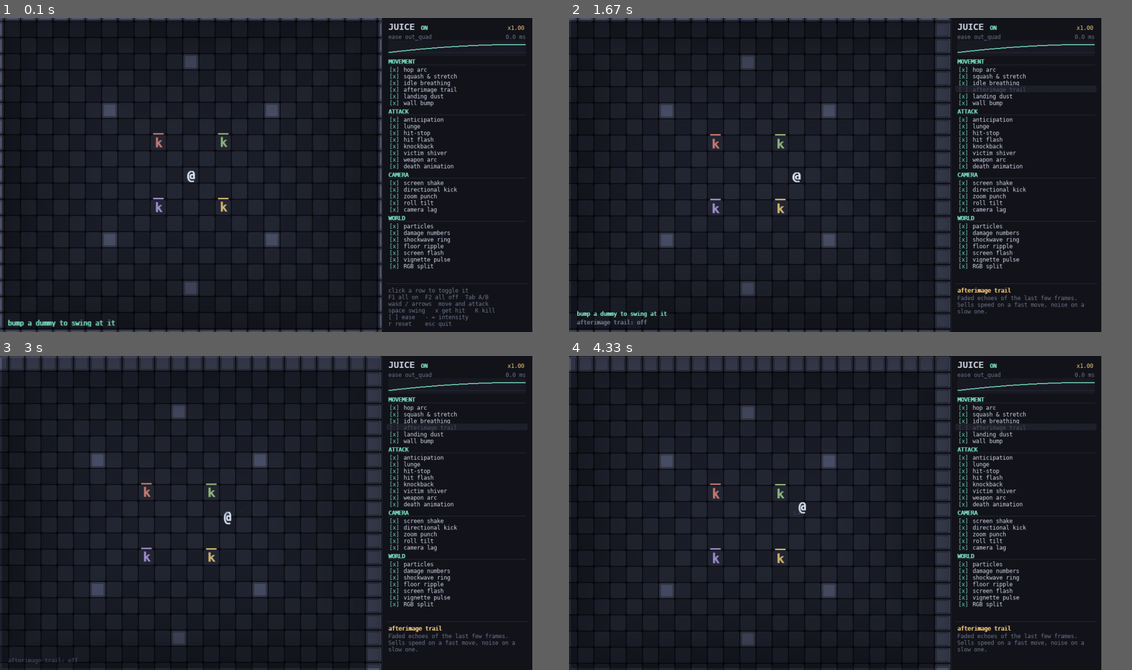
Above: before the commit, frames 1-4 (two rows, left to right).
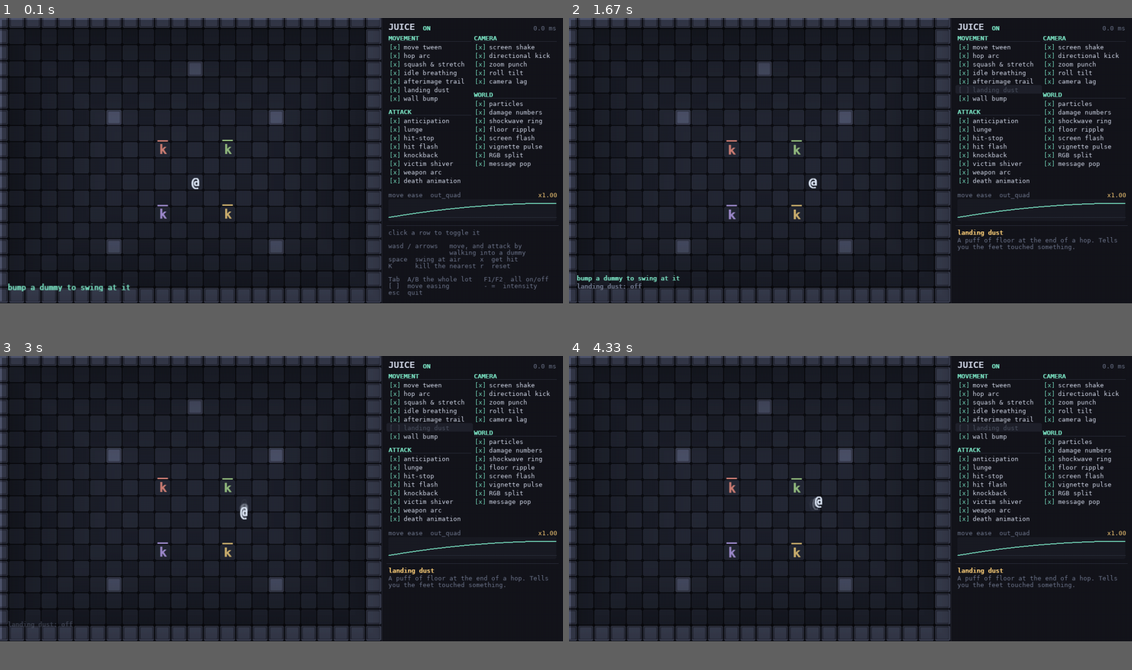
Above: after the commit, the same moments.

Repository: synaption/Tales_of_Derision
Game: pygame game, started from experimental/juice/rogue_juice.py
The game is run twice, just before and just after one commit, with the same random seed, the same clock (stepped at 60 frames per second) and the same inputs.
Inputs:
- Up to frame 1 (0.1 s): no input
- Up to frame 2 (1.67 s): tap Space at 0.33 s; click "[x]" at 0.72 s; hold Right 1-1.47 s; hold Up from 1.5 s (still down)
- Up to frame 3 (3 s): release Up at 1.8 s; hold Right 1.83-2.3 s; hold Left 2.33-2.87 s; hold Down from 2.9 s (still down)
- Up to frame 4 (4.33 s): release Down at 3.2 s; hold Left 3.23-3.63 s; hold Up 3.67-4.03 s; hold Right from 4.07 s (still down)
In our replay, the window is 851x503 before the commit and 900x457 after it. These sizes can differ from the game's own. Grey fills any space a smaller window leaves; there, only what the larger window draws over its background counts as a difference.

The runs differ from the first frame. In frame 1, 17% of the frame differs, in the area x 0-100%, y 0-100%; in frame 2, 13%; in frame 3, 13%; in frame 4, 13%.

Commit message:
added some boxes

Diff:
--- a/experimental/juice/juicefx.py
+++ b/experimental/juice/juicefx.py
@@ -604,6 +604,11 @@
     def __init__(self) -> None:
         self.motions: List[Motion] = []
         self.persistent: List[Motion] = []
+        # Persistent motions are ambient rather than triggered, so the only way
+        # to switch one off is a gate here. Without it an idle-breathing toggle
+        # has nothing to hold onto: there is no moment at which the breath is
+        # "played" that a caller could decline to reach.
+        self.persistent_enabled = True
 
     def play(self, motion: Optional[Motion]) -> None:
         """Add a one-shot Motion. `None` is accepted and ignored, so callers
@@ -626,8 +631,9 @@
 
     def update(self, body: Body, dt: float) -> None:
         body.reset_juice()
-        for m in self.persistent:
-            m.update(body, dt)
+        if self.persistent_enabled:
+            for m in self.persistent:
+                m.update(body, dt)
         if self.motions:
             self.motions = [m for m in self.motions if not m.update(body, dt)]
 
--- a/experimental/juice/juicetest.py
+++ b/experimental/juice/juicetest.py
@@ -537,6 +537,74 @@
     assert dummy not in world.entities
 
 
+def test_nothing_moves_at_all_with_the_juice_off():
+    """The A/B switch has to reach *everything*.
+
+    Walk, bump a wall, swing at air, take a hit and kill something, checking on
+    every single frame that no body has left its identity pose. Anything that
+    animates without a toggle behind it -- an idle breath, a move tween, a log
+    line scaling in -- shows up here as a body that is not exactly 1.0.
+    """
+    rj, world = _world()
+    world.juice.master = False
+    p = world.player
+
+    def assert_still(where):
+        for e in world.entities:
+            b = e.body
+            assert (b.ox, b.oy) == (0.0, 0.0), f"{e.name} shifted during {where}"
+            assert (b.sx, b.sy) == (1.0, 1.0), f"{e.name} scaled during {where}"
+            assert b.angle == 0.0 and b.alpha == 1.0, f"{e.name} moved in {where}"
+            assert b.flash == 0.0, f"{e.name} flashed during {where}"
+
+    for label, action in (
+        ("a walk", lambda: world.try_move(p, 0, -1)),
+        ("a wall bump", lambda: (setattr(p.body, "tx", 1.0),
+                                 setattr(p.body, "ty", 1.0),
+                                 world.try_move(p, -1, 0))),
+        ("a whiffed swing", world.swing),
+        ("taking a hit", world.strike_player),
+        ("a kill", lambda: world.kill(world.nearest_dummy())),
+    ):
+        action()
+        for _ in range(45):
+            world.update(1 / 60)
+            assert_still(label)
+
+
+def test_the_move_tween_is_what_makes_a_step_visible():
+    """`tween` off must teleport; on must not. Without this toggle there is no
+    way to see the baseline the rest of the movement effects improve on."""
+    # Breathing off too, since it legitimately nudges the body on its own and
+    # would otherwise mask what this test is actually asking about.
+    rj, world = _world(tween=False, bob=False)
+    world.try_move(world.player, 0, -1)
+    world.update(1 / 60)
+    assert world.player.body.ox == 0.0 and world.player.body.oy == 0.0
+
+    rj, world = _world()
+    world.try_move(world.player, 0, -1)
+    world.update(1 / 60)
+    assert abs(world.player.body.oy) > 0.5, "the tween did not lag the picture"
+
+
+def test_idle_breathing_actually_stops_when_switched_off():
+    """This one shipped broken: the breath was a persistent motion and nothing
+    ever consulted its toggle."""
+    rj, world = _world()
+    world.juice.toggles["bob"].on = False
+    for _ in range(120):
+        world.update(1 / 60)
+        assert world.player.body.sy == 1.0, "the idle breathing toggle does nothing"
+
+    rj, world = _world()
+    seen = set()
+    for _ in range(120):
+        world.update(1 / 60)
+        seen.add(round(world.player.body.sy, 4))
+    assert len(seen) > 10, "nothing breathes even with the toggle on"
+
+
 def test_master_switch_spawns_no_effects_at_all():
     """The A/B comparison has to be honest -- with the master off, a blow must
     produce a damage number and nothing else."""
@@ -694,9 +762,11 @@
     import rogue_juice as rj
     pygame.font.init()
     line_h, avail = 14, rj.FOOTER_H - 7
-    assert 6 * line_h <= avail, "the control list overflows the footer"
     ui = pygame.font.Font(
-        pygame.font.match_font("dejavusansmono,couriernew,monospace"), 12)
+        pygame.font.match_font("dejavusansmono,couriernew,monospace"), 13)
+    assert len(rj.HELP_LINES) * line_h <= avail, "the control list overflows"
+    for line in rj.HELP_LINES:
+        assert ui.size(line)[0] <= rj.PANEL_W - 28, f"help line too wide: {line!r}"
     for t in rj.Juice().toggles.values():
         lines = rj.Renderer._wrap(t.blurb, rj.PANEL_W - 30, ui)
         assert 16 + len(lines) * line_h <= avail, f"{t.key} blurb is too long"
--- a/experimental/juice/rogue_juice.py
+++ b/experimental/juice/rogue_juice.py
@@ -72,13 +72,31 @@
 # The map is deliberately a little larger than the viewport in both axes, so
 # the camera has somewhere to move -- a camera that cannot pan cannot lag, and
 # camera lag is one of the effects on the list.
-GRID_W, GRID_H = 25, 21
-VIEW_W, VIEW_H = 800, 660
-PANEL_W = 316
-WIN_W, WIN_H = VIEW_W + PANEL_W, VIEW_H     # 1116x660, fits a 1366x768 laptop
-# Panel space reserved for the hover blurb / control list. Sized for the
-# longest of the two: six lines of help at 14px, plus the separator padding.
-FOOTER_H = 102
+GRID_W, GRID_H = 24, 18
+VIEW_W, VIEW_H = 800, 600
+# The toggles run in two columns, which is what keeps the window short enough
+# to fit under a taskbar -- a single column of 28 rows needs 640px of panel on
+# its own, before the header and the blurb.
+PANEL_W = 380
+WIN_W, WIN_H = VIEW_W + PANEL_W, VIEW_H     # 1180x600
+# Panel space reserved for the hover blurb / control list. Sized to swallow
+# the slack under the easing gallery rather than leave it as a dead band, so
+# the blurb gets room to wrap and the controls get room to be spelled out.
+FOOTER_H = 164
+
+#: The control list, shown whenever the mouse is not over a toggle.
+HELP_LINES = [
+    "click a row to toggle it",
+    "",
+    "wasd / arrows   move, and attack by",
+    "                walking into a dummy",
+    "space  swing at air     x  get hit",
+    "K      kill the nearest r  reset",
+    "",
+    "Tab  A/B the whole lot   F1/F2  all on/off",
+    "[ ]  move easing         - =  intensity",
+    "esc  quit",
+]
 FPS = 60
 
 #: Pixel-space scale factor. Distances on a Body are in tiles and so survive a
@@ -125,8 +143,12 @@
 #: Order here is the order they appear in the panel.
 TOGGLE_SPECS = [
     # key          label               group       blurb
+    ("tween", "move tween", "movement",
+     "Animate the step at all. Off, the sprite teleports the instant the sim "
+     "moves it -- which is what the game actually does underneath."),
     ("hop", "hop arc", "movement",
-     "Lift the step off the floor. A slide reads as a chess piece; an arc reads as a body."),
+     "Lift the step off the floor. Needs the move tween. A slide reads as a "
+     "chess piece, an arc reads as a body."),
     ("squash", "squash & stretch", "movement",
      "Stretch along the direction of travel, squash on landing. Conserve volume or it looks broken."),
     ("bob", "idle breathing", "movement",
@@ -181,6 +203,9 @@
     ("rgbsplit", "RGB split", "world",
      "Separate the colour channels for a few frames. Watch the ms readout -- "
      "on the CPU this one effect is most of a 60Hz frame."),
+    ("logpop", "message pop", "world",
+     "Scale each log line in as it lands and fade it out after. Even the text "
+     "is animated -- turn it off and the log goes back to a printout."),
 ]
 
 
@@ -244,6 +269,8 @@
         self.dying = False
         self.death_timer = 0.0
         # Seeded off the position so a row of dummies does not breathe in step.
+        # Persistent, so it is gated by `anim.persistent_enabled` rather than by
+        # declining to play it -- see World.update.
         self.anim.add_persistent(Breathe(phase=(x * 3 + y * 7) % 7))
 
     @property
@@ -371,6 +398,10 @@
 
         e.body.tx, e.body.ty = float(nx), float(ny)   # instant, authoritative
         j = self.juice
+        if not j.on("tween"):
+            # The raw sim: the sprite is simply somewhere else now. This is the
+            # baseline every other movement effect is an argument against.
+            return
         if j.on("hop"):
             e.anim.play(Hop(duration=MOVE_TIME, dx=dx, dy=dy,
                             height=j.amt(0.34),
@@ -435,9 +466,12 @@
             steps.append(Parallel([lunge,
                                    Sequence([Wait(duration=ATTACK_TIME * 0.32),
                                              impact])]))
-        else:
+        elif j.on("tween"):
             steps.append(impact)
             steps.append(Wait(duration=ATTACK_TIME))
+        else:
+            # Nothing to watch, so nothing to wait for -- the blow simply lands.
+            steps.append(impact)
         attacker.anim.play(Sequence(steps))
 
     def land_blow(self, attacker: Entity, target: Entity, dx: int, dy: int):
@@ -564,9 +598,11 @@
         if j.on("windup"):
             steps.append(Anticipate(duration=ATTACK_WINDUP, dx=dx, dy=dy,
                                     amount=j.amt(0.18)))
-        steps.append(Lunge(duration=ATTACK_TIME, dx=dx, dy=dy,
-                           reach=j.amt(0.45), out_frac=0.32))
-        p.anim.play(Sequence(steps))
+        if j.on("lunge"):
+            steps.append(Lunge(duration=ATTACK_TIME, dx=dx, dy=dy,
+                               reach=j.amt(0.45), out_frac=0.32))
+        if steps:
+            p.anim.play(Sequence(steps))
         if j.on("slash"):
             cx, cy = p.tile_center()
             self.fx.slash(cx + dx * TILE * 0.55, cy + dy * TILE * 0.55,
@@ -585,8 +621,10 @@
         """
         anim_dt = self.hitstop.consume(dt)
 
+        breathing = self.juice.on("bob")
         for e in list(self.entities):
             was_busy = e.anim.busy
+            e.anim.persistent_enabled = breathing
             e.anim.update(e.body, anim_dt)
             if self.juice.on("ghost"):
                 x, y = e.world_pos()
@@ -641,8 +679,8 @@
             return f
 
         self.font_tile = load(int(TILE * 0.82), bold=True)
-        self.font_ui = load(12)
-        self.font_ui_b = load(12, bold=True)
+        self.font_ui = load(13)
+        self.font_ui_b = load(13, bold=True)
         self.font_big = load(18, bold=True)
         self.font_num = load(18, bold=True)
 
@@ -936,48 +974,57 @@
         screen.fill(PANEL_BG, pygame.Rect(x0, 0, PANEL_W, WIN_H))
         pygame.draw.line(screen, PANEL_LINE, (x0, 0), (x0, WIN_H))
 
-        y = 8
-        screen.blit(self.font_big.render("JUICE", True, INK), (x0 + 14, y))
+        screen.blit(self.font_big.render("JUICE", True, INK), (x0 + 14, 8))
         screen.blit(self.font_ui_b.render("ON" if j.master else "OFF (Tab)", True,
-                                          ACCENT if j.master else WARN), (x0 + 82, y + 5))
-        screen.blit(self.font_ui.render(f"x{j.intensity:.2f}", True, GOLD),
-                    (x0 + PANEL_W - 52, y + 5))
-        y += 24
-        screen.blit(self.font_ui.render(f"ease {j.move_ease}", True, DIM), (x0 + 14, y))
+                                          ACCENT if j.master else WARN), (x0 + 86, 13))
         cost = f"{self.frame_ms:4.1f} ms"
         # Red once a frame costs more than a 60Hz slot.
         cost_col = WARN if self.frame_ms > 16.7 else DIM
         screen.blit(self.font_ui.render(cost, True, cost_col),
-                    (x0 + PANEL_W - 14 - self.font_ui.size(cost)[0], y))
-        y += 15
-        self._draw_curve(screen, x0 + 14, y, EASINGS[j.move_ease])
-        y += 37
-
+                    (x0 + PANEL_W - 14 - self.font_ui.size(cost)[0], 13))
+
+        # Two columns, split so the taller pair of groups sits on the left.
+        # Anything that changes the toggle list will change the balance; the
+        # column bottoms are measured rather than assumed, so it stays tidy.
         self.rows.clear()
         self.hover = None
         mx, my = mouse
-        for group in j.groups:
-            screen.blit(self.font_ui_b.render(group.upper(), True, ACCENT), (x0 + 14, y))
-            pygame.draw.line(screen, PANEL_LINE,
-                             (x0 + 14, y + 14), (x0 + PANEL_W - 14, y + 14))
-            y += 17
-            for t in j.toggles.values():
-                if t.group != group:
-                    continue
-                rect = pygame.Rect(x0 + 10, y - 1, PANEL_W - 20, 14)
-                self.rows.append((rect, t.key))
-                if rect.collidepoint(mx, my):
-                    self.hover = t.key
-                    pygame.draw.rect(screen, (32, 34, 44), rect, border_radius=3)
-                label_col = INK if t.on else (78, 84, 100)
-                if not j.master:
-                    label_col = (58, 61, 72)
-                screen.blit(self.font_ui.render("[x]" if t.on else "[ ]", True,
-                                                ACCENT if t.on else (70, 74, 90)),
-                            (x0 + 16, y))
-                screen.blit(self.font_ui.render(t.label, True, label_col), (x0 + 46, y))
-                y += 14
-            y += 4
+        col_w = (PANEL_W - 34) // 2
+        bottom = 0
+        for ci, groups in enumerate((("movement", "attack"), ("camera", "world"))):
+            cx = x0 + 14 + ci * (col_w + 6)
+            y = 34
+            for gi, group in enumerate(groups):
+                if gi:
+                    y += 10
+                screen.blit(self.font_ui_b.render(group.upper(), True, ACCENT), (cx, y))
+                pygame.draw.line(screen, PANEL_LINE, (cx, y + 15), (cx + col_w, y + 15))
+                y += 19
+                for t in j.toggles.values():
+                    if t.group != group:
+                        continue
+                    rect = pygame.Rect(cx - 4, y - 2, col_w + 8, 18)
+                    self.rows.append((rect, t.key))
+                    if rect.collidepoint(mx, my):
+                        self.hover = t.key
+                        pygame.draw.rect(screen, (32, 34, 44), rect, border_radius=3)
+                    label_col = INK if t.on else (78, 84, 100)
+                    if not j.master:
+                        label_col = (58, 61, 72)
+                    screen.blit(self.font_ui.render("[x]" if t.on else "[ ]", True,
+                                                    ACCENT if t.on else (70, 74, 90)),
+                                (cx + 2, y))
+                    screen.blit(self.font_ui.render(t.label, True, label_col), (cx + 32, y))
+                    y += 18
+            bottom = max(bottom, y)
+
+        # The easing gallery, under the columns.
+        y = bottom + 12
+        screen.blit(self.font_ui.render(f"move ease  {j.move_ease}", True, DIM),
+                    (x0 + 14, y))
+        screen.blit(self.font_ui.render(f"x{j.intensity:.2f}", True, GOLD),
+                    (x0 + PANEL_W - 52, y))
+        self._draw_curve(screen, x0 + 14, y + 17, EASINGS[j.move_ease])
 
         # The blurb for whatever the mouse is over, wrapped into the footer.
         footer = WIN_H - FOOTER_H
@@ -991,20 +1038,16 @@
                 screen.blit(self.font_ui.render(line, True, DIM), (x0 + 14, ty))
                 ty += 14
         else:
-            for line in ["click a row to toggle it",
-                         "F1 all on  F2 all off  Tab A/B",
-                         "wasd / arrows  move and attack",
-                         "space swing   x get hit   K kill",
-                         "[ ] ease   - = intensity",
-                         "r reset    esc quit"]:
-                screen.blit(self.font_ui.render(line, True, DIM), (x0 + 14, ty))
+            for line in HELP_LINES:
+                if line:
+                    screen.blit(self.font_ui.render(line, True, DIM), (x0 + 14, ty))
                 ty += 14
 
     def _draw_curve(self, screen, x, y, fn):
         """A little plot of the active easing curve. Seeing the overshoot in
         `out_back` as a line makes the on-screen snap far easier to reason about
         than staring at the sprite does."""
-        w, h = PANEL_W - 28, 33
+        w, h = PANEL_W - 28, 46
         pygame.draw.rect(screen, (26, 28, 36), (x, y, w, h), border_radius=3)
         pygame.draw.line(screen, PANEL_LINE, (x, y + h - 8), (x + w, y + h - 8))
         pts = [(x + i, y + h - 8 - fn(i / (w - 1)) * (h - 16)) for i in range(w)]
@@ -1025,20 +1068,25 @@
         return lines
 
     def draw_hud(self, screen, world: World):
-        """The message log, each line popping in as it arrives."""
-        y = VIEW_H - 28
+        """The message log, each line popping in as it arrives.
+
+        Held well clear of the bottom edge: a window that ends up a few pixels
+        under a taskbar should lose empty floor, not the newest message.
+        """
+        popping = world.juice.on("logpop")
+        y = VIEW_H - 44
         for text, age, color in reversed(world.log):
-            a = int(255 * clamp((2.6 - age) / 0.8))
+            a = int(255 * clamp((2.6 - age) / 0.8)) if popping else 255
             if a > 4:
                 surf = self.font_ui_b.render(text, True, color)
-                if age < 0.18:      # a brief scale-up, so new text is noticed
+                if popping and age < 0.18:   # a scale-up, so new text is noticed
                     s = 1.0 + 0.35 * (1.0 - age / 0.18)
                     surf = pygame.transform.smoothscale(
                         surf, (int(surf.get_width() * s), int(surf.get_height() * s)))
                 surf = surf.copy()
                 surf.set_alpha(a)
                 screen.blit(surf, (16, y))
-            y -= 18
+            y -= 17
 
         if not world.juice.master:
             screen.blit(self.font_big.render("RAW SIM  (juice off)", True, WARN), (16, 14))
